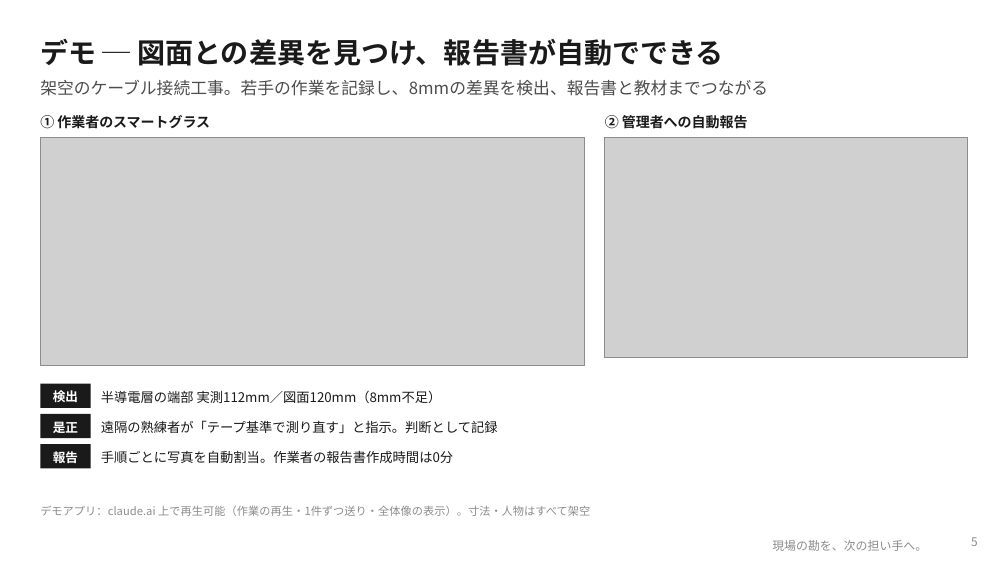
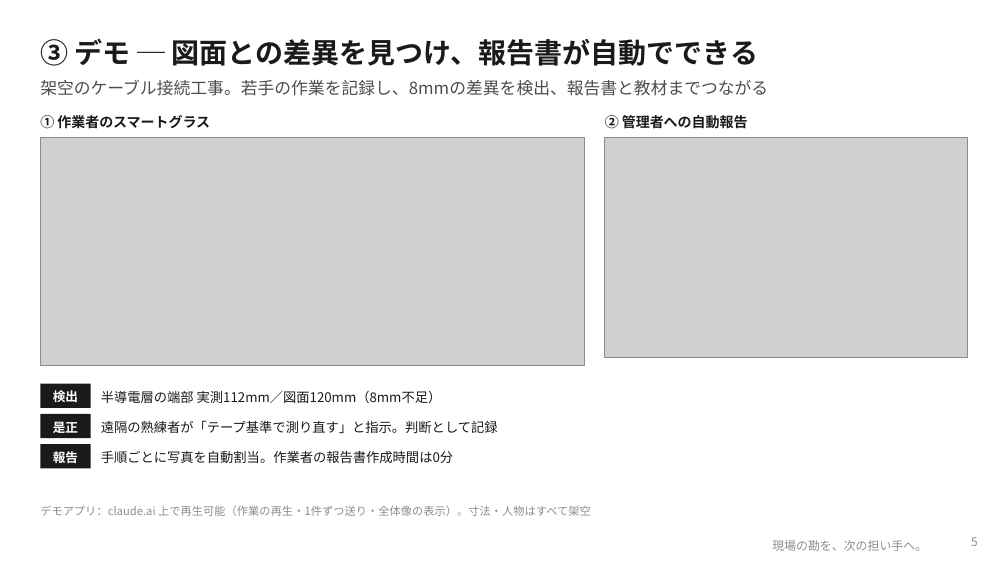
Before and after one commit to SEITOSHIKI/-ai-commute-audio-, a slide deck: slide 5 of deck/令和の虎_事業計画書_三現ワークス.pptx. Drawn at 1008x567 pixels with LibreOffice and Linux fonts; fonts in the diff are those of the drawing; grey boxes stand for pictures; background and template pictures are left out. Boxes give left, top, right and bottom in pixels: in the first picture for what was removed or moved away, otherwise in the second. Text is boxed around its words. In the diff, an @@ line names an element or a change of style, - is before the commit and + after.

```diff
--- a/deck/令和の虎_事業計画書_三現ワークス.pptx
+++ b/deck/令和の虎_事業計画書_三現ワークス.pptx
@@ text at (x1=40, y1=39, x2=759, y2=66): text changed @@
-デモ ─ 図面との差異を見つけ、報告書が自動でできる
+③ デモ ─ 図面との差異を見つけ、報告書が自動でできる
```
Also in this commit, not shown: 4 other slides changed, 6 slides added, 3 slides removed, 4 other files.
